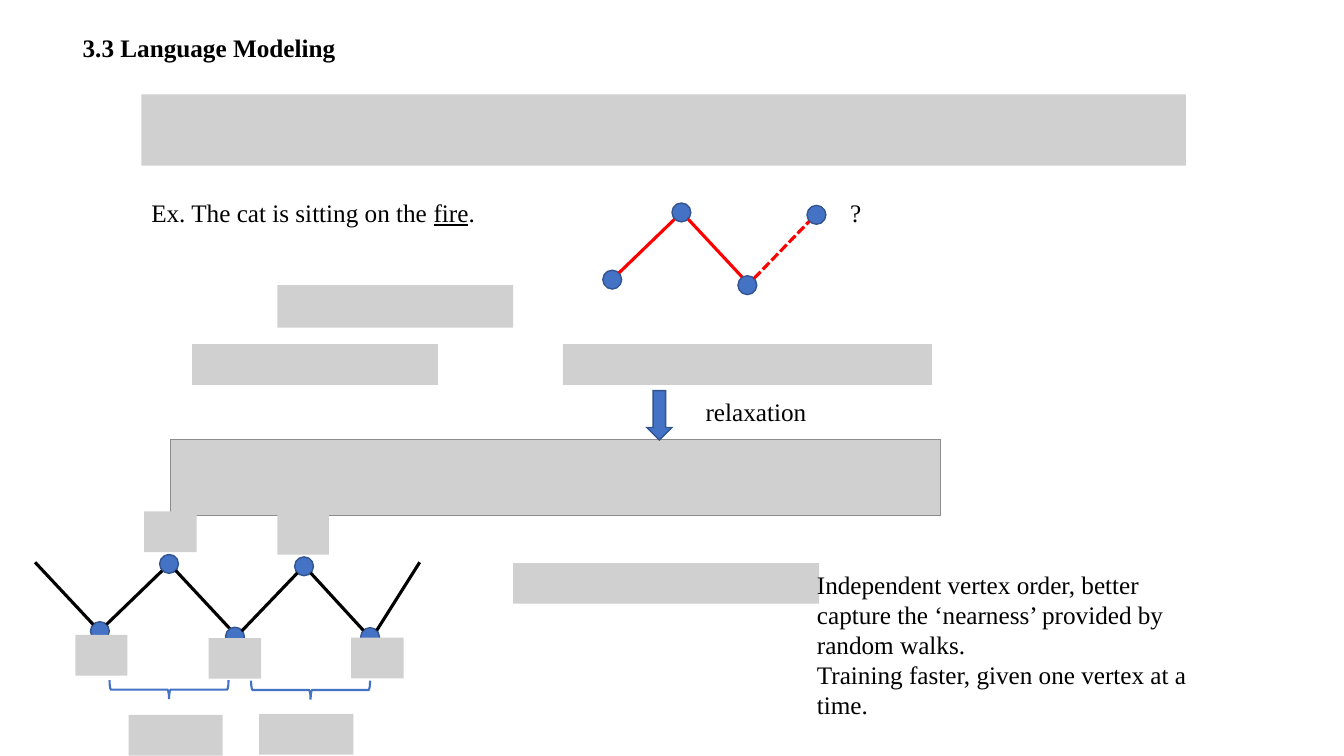
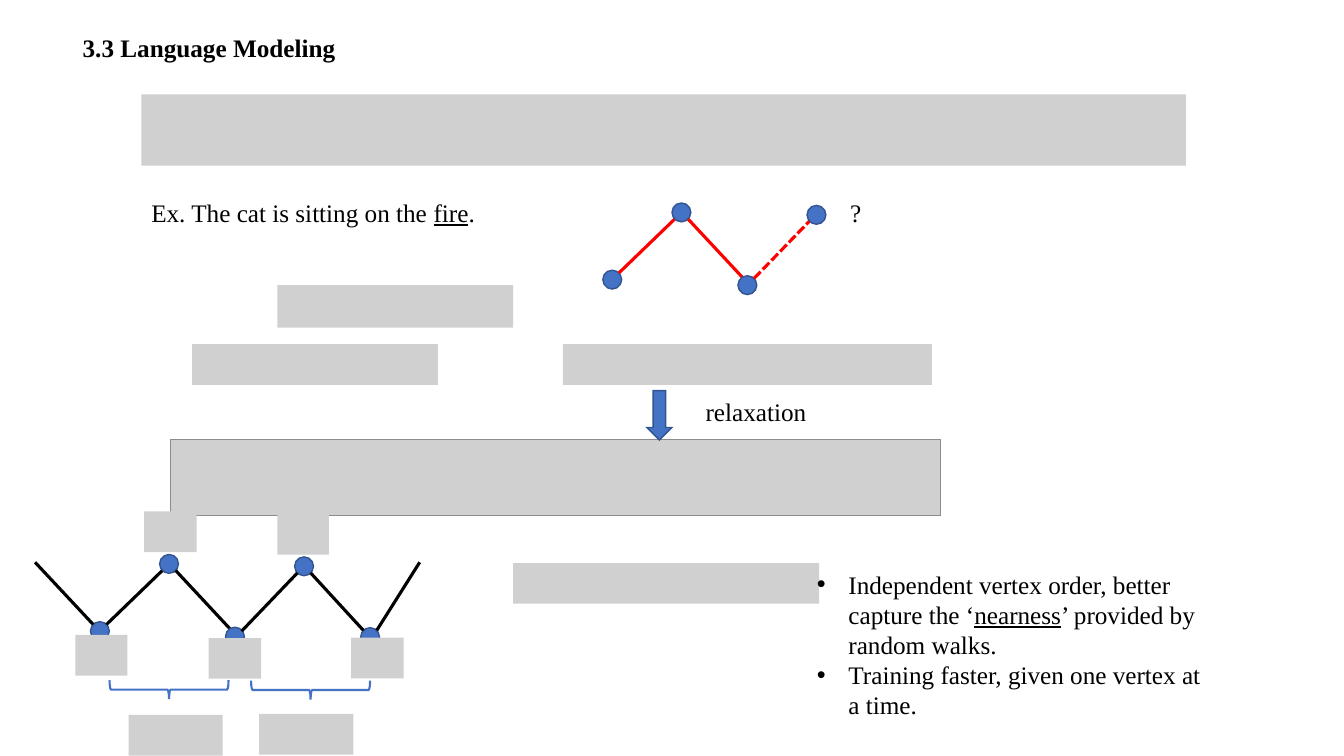
Before and after one commit to Tigerrr07/GNN-tiger, a slide deck: slide 4 of 1_deepwalk/deepwalk.pptx. Drawn at 1344x756 pixels with LibreOffice and Linux fonts; fonts in the diff are those of the drawing; grey boxes stand for pictures. Boxes give left, top, right and bottom in pixels: in the first picture for what was removed or moved away, otherwise in the second. Text is boxed around its words. In the diff, an @@ line names an element or a change of style, - is before the commit and + after.

```diff
--- a/1_deepwalk/deepwalk.pptx
+++ b/1_deepwalk/deepwalk.pptx
@@ text "Independent vertex order, better capture ..." at <box>848,576,1200,715</box>: underline on in "‘nearness’"; bullet none to • @@
```
Also in this commit, not shown: 1 other slide changed.
